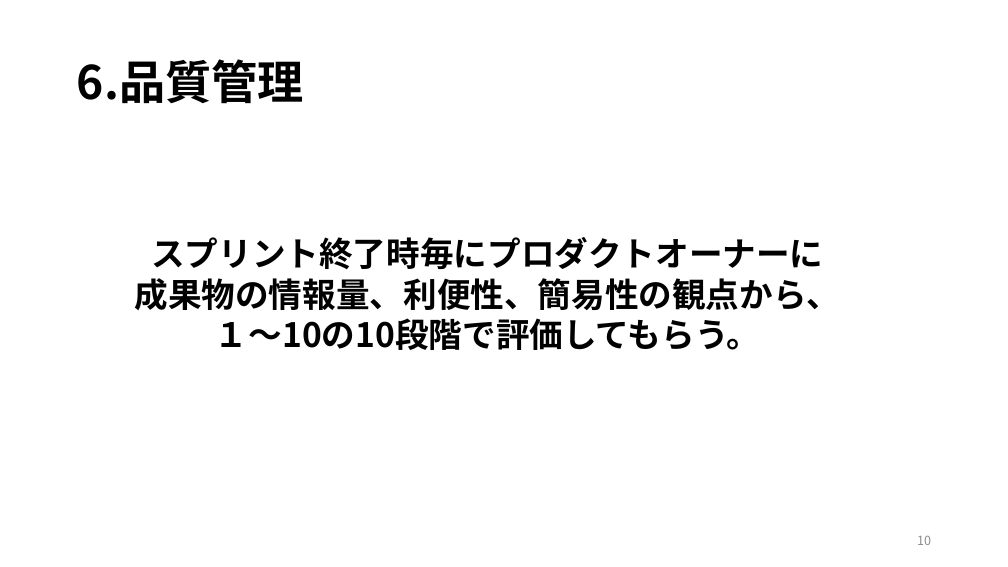
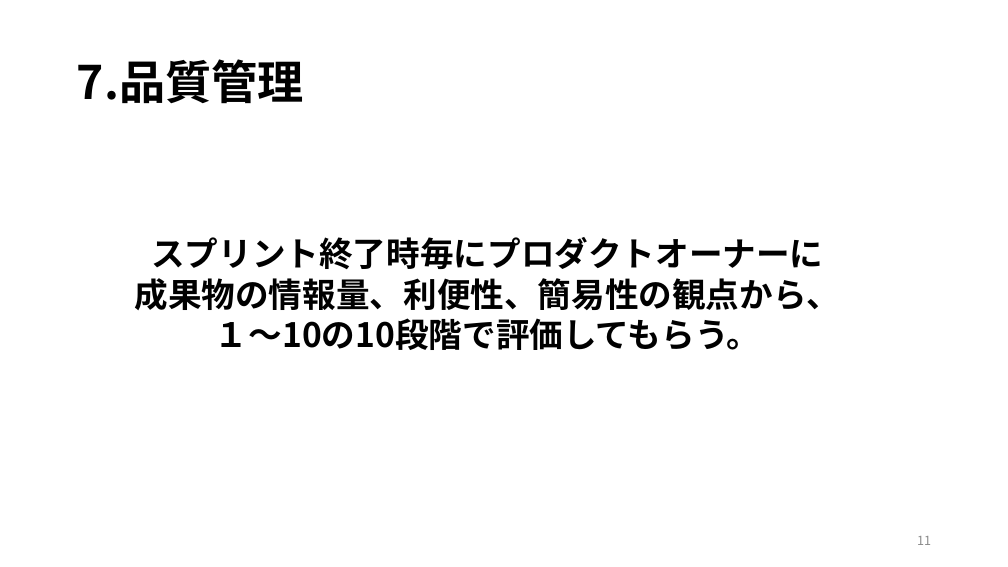
Before and after one commit to kazukiyoshida96/PM-, a slide deck: slide 11 of ＰＭ学科専用2.pptx (slide 10 before the commit). Drawn at 1008x567 pixels with LibreOffice and Linux fonts; fonts in the diff are those of the drawing. Boxes give left, top, right and bottom in pixels: in the first picture for what was removed or moved away, otherwise in the second. Text is boxed around its words. In the diff, an @@ line names an element or a change of style, - is before the commit and + after.

```diff
--- a/ＰＭ学科専用2.pptx
+++ b/ＰＭ学科専用2.pptx
@@ title at [77,59,304,104]: text changed @@
-6.品質管理
+7.品質管理
@@ page number at [917,536,931,545]: text changed @@
-10
+11
```
Also in this commit, not shown: 4 other slides changed, 2 slides added.
